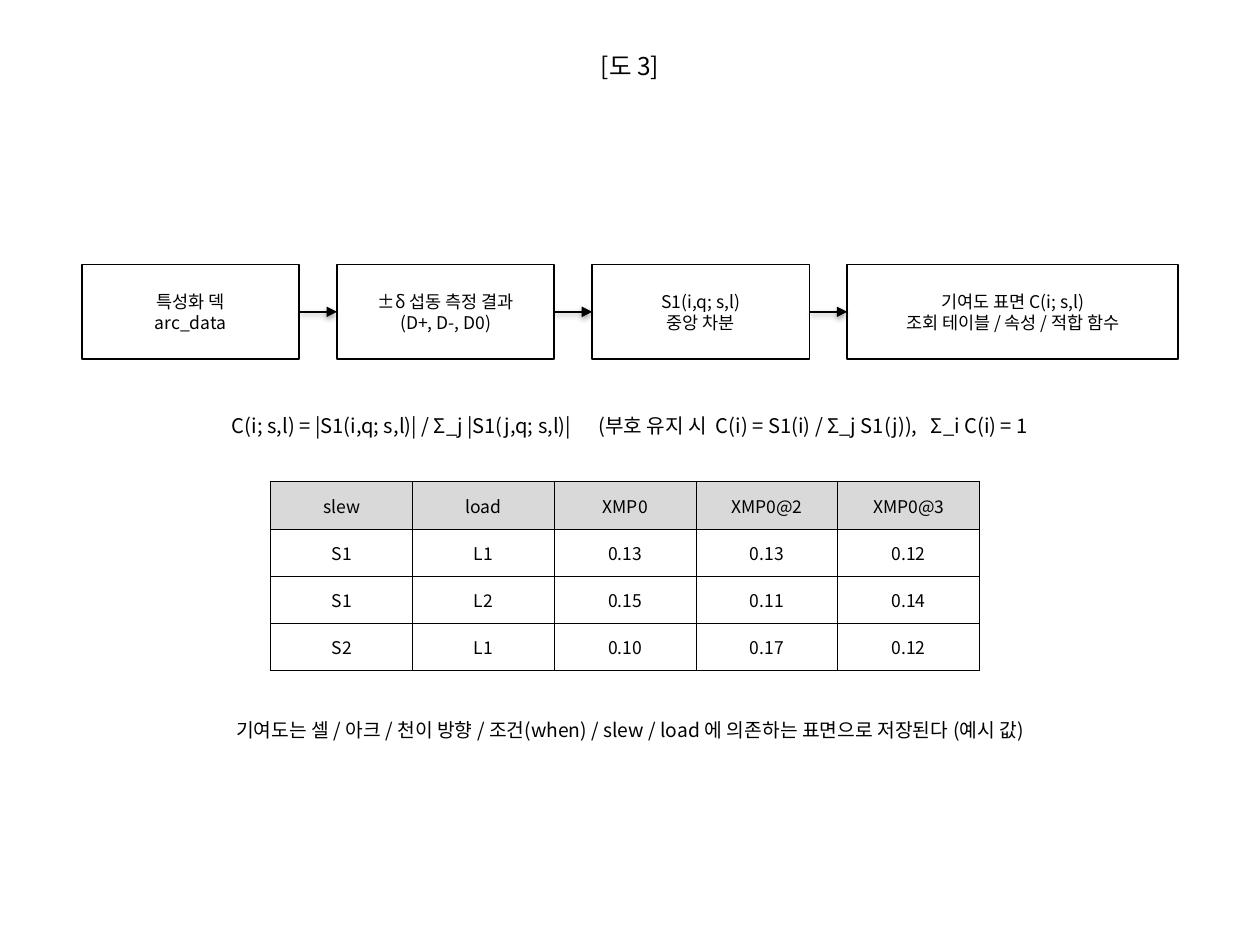
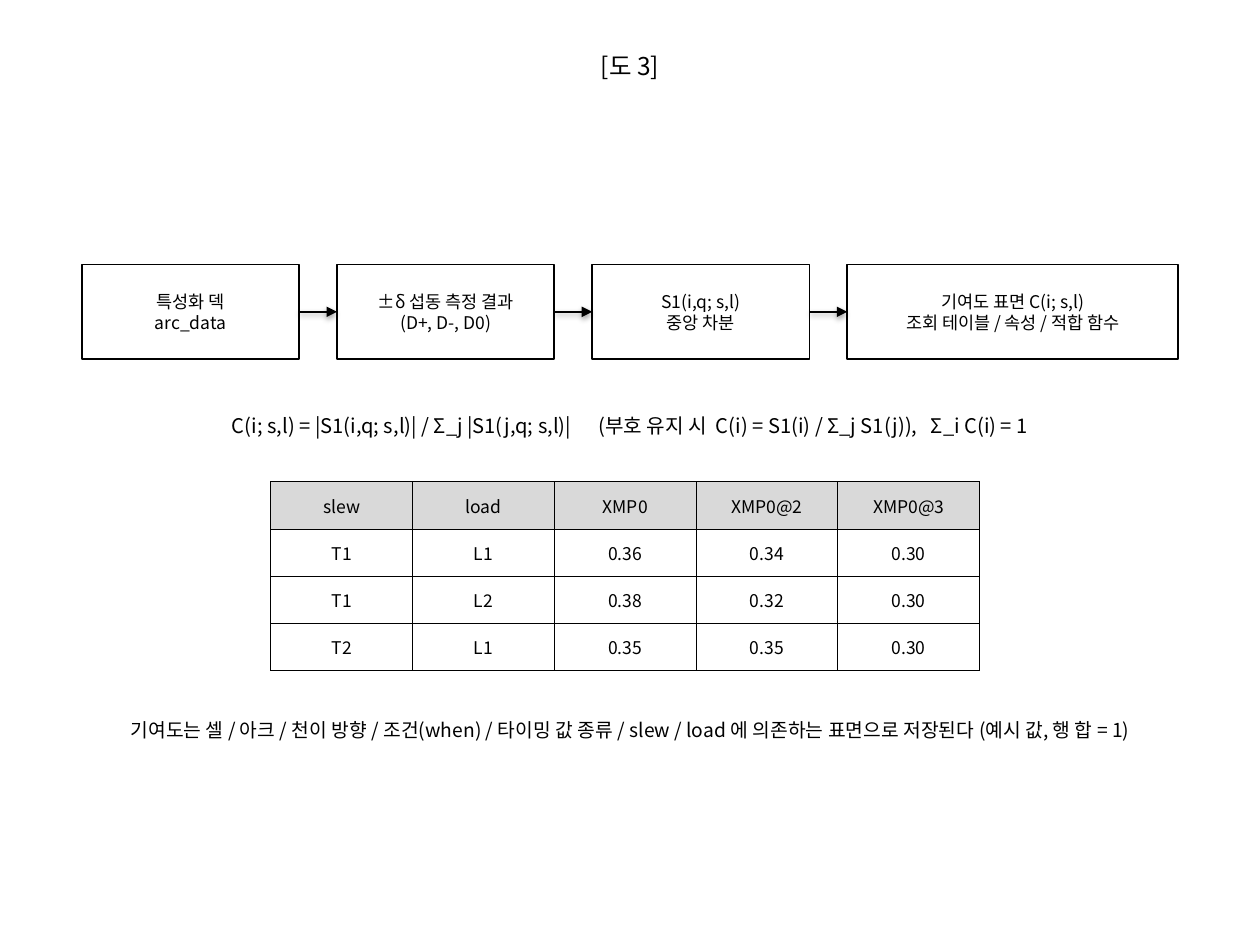
Before and after one commit to Yoobeom/Yoobeom, a slide deck: slide 3 of lvf_global_var/doc/patent/patent_figures.pptx. Drawn at 1260x945 pixels with LibreOffice and Linux fonts; fonts in the diff are those of the drawing. Boxes give left, top, right and bottom in pixels: in the first picture for what was removed or moved away, otherwise in the second. Text is boxed around its words. In the diff, an @@ line names an element or a change of style, - is before the commit and + after.

```diff
--- a/lvf_global_var/doc/patent/patent_figures.pptx
+++ b/lvf_global_var/doc/patent/patent_figures.pptx
@@ table at box(271, 481, 976, 670) @@
-row 2: S1 | L1 | 0.13 | 0.13 | 0.12
+row 2: T1 | L1 | 0.36 | 0.34 | 0.30
-row 3: S1 | L2 | 0.15 | 0.11 | 0.14
+row 3: T1 | L2 | 0.38 | 0.32 | 0.30
-row 4: S2 | L1 | 0.10 | 0.17 | 0.12
+row 4: T2 | L1 | 0.35 | 0.35 | 0.30
@@ text at box(131, 721, 1129, 741): text changed @@
-기여도는 셀 / 아크 / 천이 방향 / 조건(when) / slew / load 에 의존하는 표면으로 저장된다 (예시 값)
+기여도는 셀 / 아크 / 천이 방향 / 조건(when) / 타이밍 값 종류 / slew / load 에 의존하는 표면으로 저장된다 (예시 값, 행 합 = 1)
```
Also in this commit, not shown: 2 other slides changed, 12 other files.
